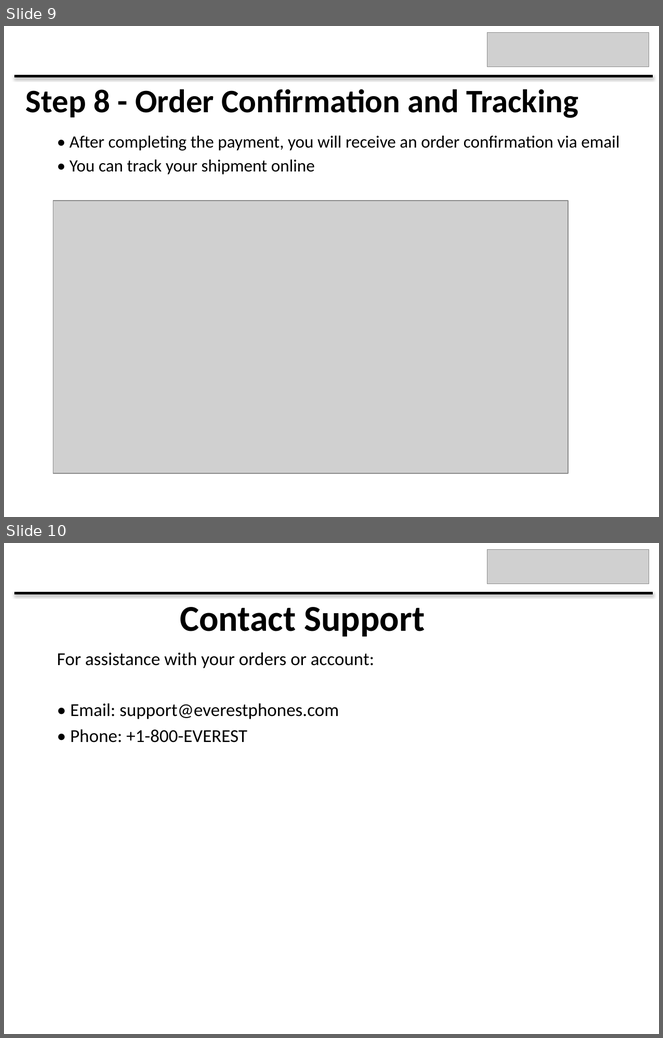
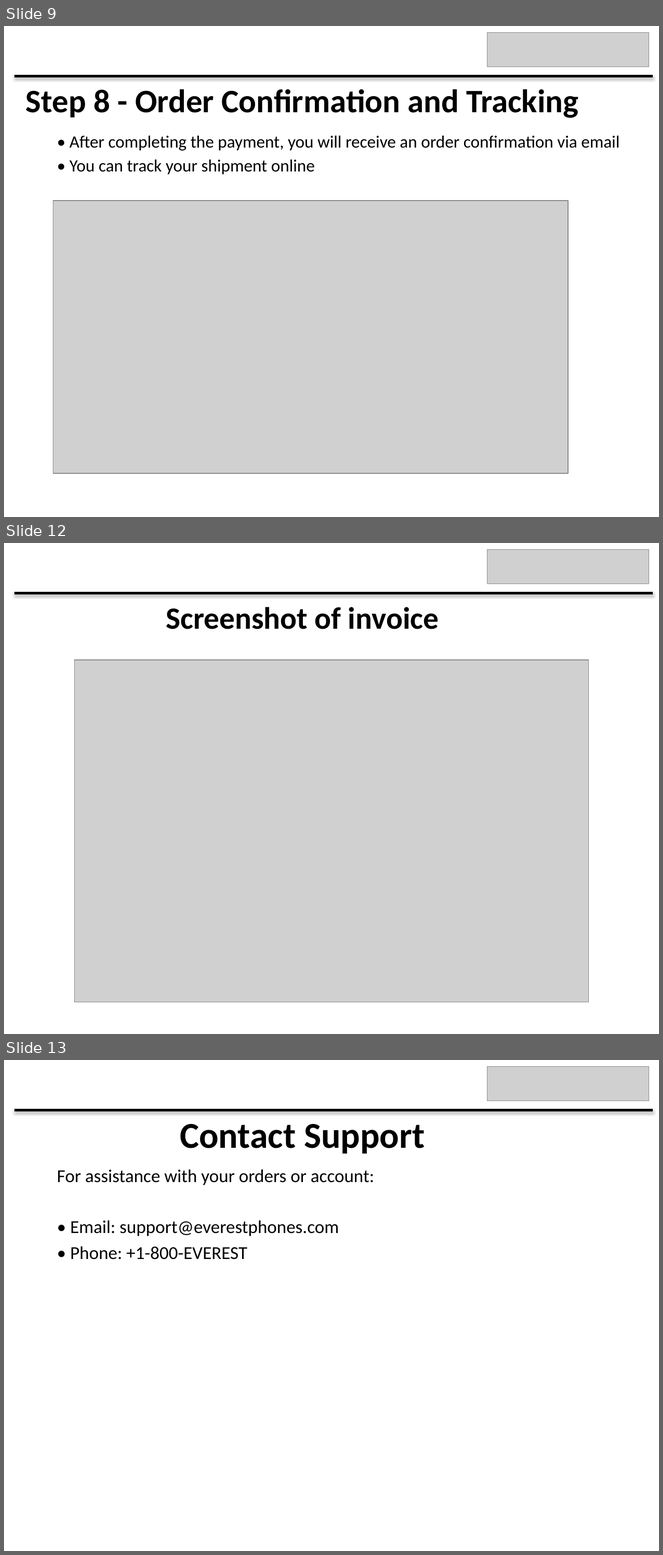
Before and after one commit to bidhan948/EP-PRESNETATION, a slide deck: Everest_Phones_Final_Presentation.pptx. Shown one above the other, each under a label of ours: slides 9 and 10 before the commit, slides 9, 12 and 13 after it; the slides between them are not shown. The pictures are 663x1038 and 663x1555 pixels, drawn with LibreOffice and Linux fonts; fonts in the diff are those of the drawing; grey boxes stand for pictures. Boxes give left, top, right and bottom in pixels: in the first picture for what was removed or moved away, otherwise in the second. Text is boxed around its words. In the diff, an @@ line names an element or a change of style, - is before the commit and + after.

```diff
--- a/Everest_Phones_Final_Presentation.pptx
+++ b/Everest_Phones_Final_Presentation.pptx
@@ slide 12 added at (x1=4, y1=543, x2=659, y2=1034), background #FFFFFF @@
@@ picture added at (x1=488, y1=550, x2=649, y2=584) @@
@@ line added from (14, 593) to (653, 593), #000000 3 pt @@
@@ title added at (x1=166, y1=607, x2=439, y2=629), 34 pt, text #000000, bold @@
+Screenshot of invoice
@@ picture added at (x1=74, y1=661, x2=588, y2=1003) @@
@@ what was slide 10 is now slide 13 @@
```
Also in this commit, not shown: 2 other slides added.
